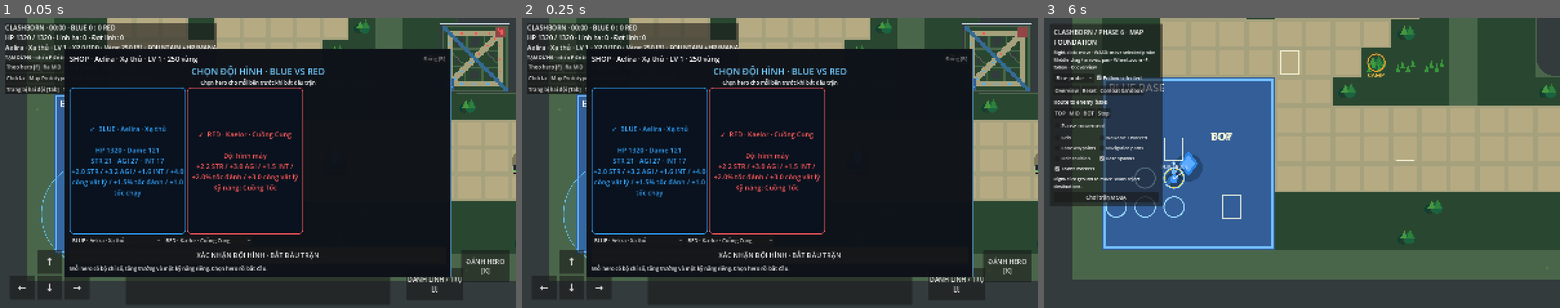
Above: before the commit, frames 1-3 (left to right).
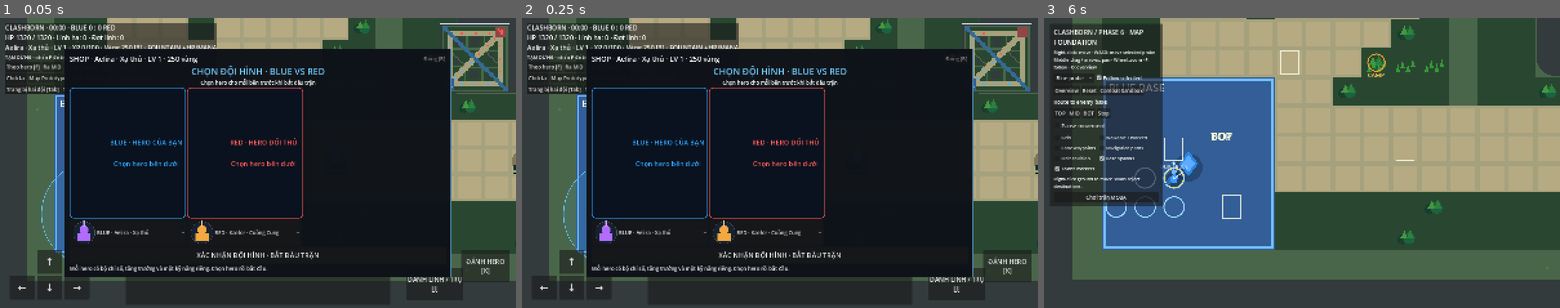
Above: after the commit, the same moments.

Repository: langhoangtien/clash-born
Game: Godot game, scene res://scenes/match/moba_match.tscn
The game is run twice, just before and just after one commit, with the same random seed, the same clock (stepped at 60 frames per second) and the same inputs.
Inputs:
- Up to frame 1 (0.05 s): no input
- Up to frame 2 (0.25 s): no input
- Up to frame 3 (6 s): click "Shop / Hero [B]" at 0.5 s; click "Trang bị hai đội [Tab]" at 1.25 s; click "Theo hero [F]" at 2 s; click "Ra MID" at 2.75 s; click "Dừng [Space]" at 3.5 s; click "Tạm dừng [P]" at 4.25 s; click "Chơi lại" at 5 s; click "Map Prototype" at 5.75 s

The runs differ from the first frame. In frame 1, 3.2% of the frame differs, in the area x 13-59%, y 36-78%; in frame 2, 3.2%; in frame 3, nothing differs.

Commit message:
add hero skill icons and accuracy staffs

Diff:
--- a/scripts/core/hit_calculator.gd
+++ b/scripts/core/hit_calculator.gd
@@ -9,7 +9,9 @@
 	return clampf(combined, 0, balance.evasion_cap)
 
 static func effective_evasion(evasion: float, accuracy: float, balance: BalanceSettings) -> float:
-	return clampf(evasion - accuracy, 0, balance.evasion_cap)
+	# Accuracy guarantees that portion of attacks. Only the remaining attacks
+	# roll against evasion: 60% accuracy versus 50% evasion => 20% miss/80% hit.
+	return clampf(clampf(evasion, 0, 1) * (1.0 - clampf(accuracy, 0, 1)), 0, balance.evasion_cap)
 
 static func resolve(source: Dictionary, target: Dictionary, rng: RandomNumberGenerator, balance: BalanceSettings) -> Dictionary:
 	var missed: bool = source.attacks_can_miss and rng.randf() < effective_evasion(target.evasion, source.accuracy, balance)
--- /dev/null
+++ b/scripts/match/match_icon_catalog.gd
@@ -0,0 +1,33 @@
+class_name MatchIconCatalog
+extends RefCounted
+## Lightweight generated UI icons; no imported portrait atlas is required.
+static var _heroes: Dictionary = {}
+static var _skills: Dictionary = {}
+
+static func _texture(key: String, hero: bool) -> Texture2D:
+	var cache := _heroes if hero else _skills
+	if cache.has(key): return cache[key]
+	var image := Image.create(72, 72, false, Image.FORMAT_RGBA8)
+	var palette := [Color("36b7ff"), Color("f45b75"), Color("b16cff"), Color("f3a840"), Color("4bd48b"), Color("e9d65e")]
+	var color: Color = palette[absi(key.hash()) % palette.size()]
+	var center := Vector2(36, 36)
+	for y in range(72):
+		for x in range(72):
+			var point := Vector2(x, y)
+			var distance := point.distance_to(center)
+			var pixel := Color("152131") if distance < 34 else Color.TRANSPARENT
+			if hero:
+				if point.distance_to(Vector2(36, 27)) < 14 or (absf(x - 36) < 21 and y >= 38 and y <= 62): pixel = color
+				if absf(x - 36) < 3 and y < 18: pixel = color.lightened(0.35)
+			else:
+				if distance < 23 or absf(x - 36) < 4 or absf(y - 36) < 4: pixel = color
+			image.set_pixel(x, y, pixel)
+	var texture := ImageTexture.create_from_image(image)
+	cache[key] = texture
+	return texture
+
+static func hero_icon(passive_id: String) -> Texture2D:
+	return _texture(passive_id, true)
+
+static func skill_icon(passive_id: String) -> Texture2D:
+	return _texture(passive_id, false)
--- a/scripts/match/match_item_catalog.gd
+++ b/scripts/match/match_item_catalog.gd
@@ -22,7 +22,9 @@
 						if point.distance_to(Geometry2D.get_closest_point_to_segment(point, Vector2(14 + offset, 51), Vector2(25 + offset, 13))) < 3.0: painted = true
 				"blood":
 					painted = point.distance_to(Vector2(32, 40)) < 15.0 or (y >= 10 and y <= 40 and absf(x - 32) < (y - 8) * 0.42)
-			if painted: image.set_pixel(x, y, {"bow": Color("75d8ff"), "sickle": Color("f06b9d"), "hammer": Color("d7b078"), "claw": Color("ff755f"), "blood": Color("e83e64")}.get(kind, Color.WHITE))
+				"staff":
+					painted = point.distance_to(Geometry2D.get_closest_point_to_segment(point, Vector2(20, 55), Vector2(43, 12))) < 3.5 or point.distance_to(Vector2(45, 12)) < 11.0
+			if painted: image.set_pixel(x, y, {"bow": Color("75d8ff"), "sickle": Color("f06b9d"), "hammer": Color("d7b078"), "claw": Color("ff755f"), "blood": Color("e83e64"), "staff": Color("f5d76e")}.get(kind, Color.WHITE))
 	return ImageTexture.create_from_image(image)
 
 static func _item(id: String, name: String, price: int, modifiers: Dictionary, icon_name: String, components: PackedStringArray = [], recipe_cost: int = 0) -> EquipmentData:
@@ -51,6 +53,8 @@
 		_item("agility_blade", "Đao Nhanh Nhẹn", 850, {"agility": 20.0}, "evasion_blade"),
 		_item("wizard_staff", "Trượng Trí Tuệ", 850, {"intelligence": 20.0}, "arcane_staff"),
 		_item("precision_blade", "Kiếm Chính Xác", 950, {"physical_damage": 25.0, "accuracy": 0.20}, "precision_blade"),
+		_item("accuracy_staff_1", "Trượng Chính Xác I", 1800, {"physical_damage": 25.0, "accuracy": 0.40}, "generated:staff", ["precision_blade"], 850),
+		_item("accuracy_staff_2", "Trượng Chính Xác II", 3700, {"physical_damage": 40.0, "accuracy": 0.60}, "generated:staff", ["accuracy_staff_1", "heavy_sword"], 1200),
 		_item("range_lens", "Ống Ngắm", 900, {"attack_range": 140.0}, "range_lens"),
 		_item("cast_focus", "Tinh Thạch Phép", 900, {"magic_damage": 35.0, "cast_range": 160.0}, "cast_focus"),
 		_item("critical_blade", "Kiếm Crit I", 1600, {"physical_damage": 25.0, "critical_chance": 0.20, "critical_multiplier_override": 1.2}, "critical_blade", ["heavy_sword"], 900),
--- a/scripts/match/match_shop.gd
+++ b/scripts/match/match_shop.gd
@@ -1,4 +1,5 @@
 extends PanelContainer
+const MatchIconCatalogScript = preload("res://scripts/match/match_icon_catalog.gd")
 signal buy_requested(item: EquipmentData)
 signal sell_requested(slot: int)
 signal hero_requested(index: int)
@@ -75,12 +76,12 @@
 	draft_panel.add_child(draft_selects)
 	var blue_select := OptionButton.new()
 	blue_select.name = "BlueHeroSelect"
-	for profile in progression.settings.hero_profiles: blue_select.add_item("BLUE · " + profile.display_name)
+	for profile in progression.settings.hero_profiles: blue_select.add_icon_item(MatchIconCatalogScript.hero_icon(profile.passive_id), "BLUE · " + profile.display_name)
 	blue_select.select(clampi(HeroProgression.selected_profile, 0, blue_select.item_count - 1))
 	blue_select.item_selected.connect(func(index: int): hero_select.select(index); _sync_hero_skill(); refresh())
 	draft_selects.add_child(blue_select)
 	draft_enemy_select = OptionButton.new()
-	for profile in progression.settings.hero_profiles: draft_enemy_select.add_item("RED · " + profile.display_name)
+	for profile in progression.settings.hero_profiles: draft_enemy_select.add_icon_item(MatchIconCatalogScript.hero_icon(profile.passive_id), "RED · " + profile.display_name)
 	draft_enemy_select.select(clampi(HeroProgression.selected_enemy_profile, 0, draft_enemy_select.item_count - 1))
 	draft_enemy_select.item_selected.connect(func(_index: int): refresh())
 	draft_selects.add_child(draft_enemy_select)
@@ -131,7 +132,7 @@
 		slot_buttons.append(button)
 	hero_select = OptionButton.new()
 	hero_select.focus_mode = Control.FOCUS_NONE
-	for profile in progression.settings.hero_profiles: hero_select.add_item(profile.display_name)
+	for profile in progression.settings.hero_profiles: hero_select.add_icon_item(MatchIconCatalogScript.hero_icon(profile.passive_id), profile.display_name)
 	hero_select.select(clampi(HeroProgression.selected_profile, 0, hero_select.item_count - 1))
 	hero_select.item_selected.connect(func(_index: int): _sync_hero_skill(); refresh())
 	right.add_child(hero_select)
@@ -173,18 +174,33 @@
 	style.set_border_width_all(2)
 	style.set_corner_radius_all(12)
 	card.add_theme_stylebox_override("panel", style)
+	var row := HBoxContainer.new()
+	card.add_child(row)
+	var portrait := TextureRect.new()
+	portrait.name = "Portrait"
+	portrait.custom_minimum_size = Vector2(112, 112)
+	portrait.expand_mode = TextureRect.EXPAND_IGNORE_SIZE
+	portrait.stretch_mode = TextureRect.STRETCH_KEEP_ASPECT_CENTERED
+	row.add_child(portrait)
 	var label := Label.new()
+	label.name = "Info"
+	label.size_flags_horizontal = Control.SIZE_EXPAND_FILL
 	label.horizontal_alignment = HORIZONTAL_ALIGNMENT_CENTER
 	label.vertical_alignment = VERTICAL_ALIGNMENT_CENTER
 	label.autowrap_mode = TextServer.AUTOWRAP_WORD_SMART
 	label.add_theme_font_size_override("font_size", 21)
 	label.add_theme_color_override("font_color", color)
 	label.text = title + "\n\nChọn hero bên dưới"
-	card.add_child(label)
+	row.add_child(label)
 	return card
 
 func _set_card_text(card: PanelContainer, value: String) -> void:
-	if card != null and card.get_child_count() > 0: card.get_child(0).text = value
+	var label := card.get_node_or_null("HBoxContainer/Info") as Label
+	if label != null: label.text = value
+
+func _set_card_icon(card: PanelContainer, passive_id: String) -> void:
+	var portrait := card.get_node_or_null("HBoxContainer/Portrait") as TextureRect
+	if portrait != null: portrait.texture = MatchIconCatalogScript.hero_icon(passive_id)
 
 func _role_icon(profile: HeroGrowth) -> String:
 	if not profile.ranged_attacks: return "⚔"
@@ -197,7 +213,7 @@
 	var index := clampi(hero_select.selected, 0, progression.settings.hero_profiles.size() - 1)
 	var profile: HeroGrowth = progression.settings.hero_profiles[index]
 	var passive := HeroPassiveCatalog.definition(profile.passive_id)
-	passive_select.add_item("Kỹ năng riêng: " + passive.name)
+	passive_select.add_icon_item(MatchIconCatalogScript.skill_icon(profile.passive_id), "Kỹ năng riêng: " + passive.name)
 	passive_select.set_item_tooltip(0, passive.description)
 	var preview_state := UnitRuntimeState.new("hero_preview", 0, Vector2.ZERO, progression.base, progression.balance)
 	preview_progression = HeroProgression.new(preview_state, progression.base, profile, progression.settings, progression.balance)
@@ -211,9 +227,11 @@
 	var reduction := (1.0 - DamageCalculator.armor_multiplier(shown.unit.physical_armor(), shown.balance.armor_coefficient)) * 100.0
 	var passive := HeroPassiveCatalog.definition(shown.passive_id)
 	if draft_player_card != null:
+		_set_card_icon(draft_player_card, shown.profile.passive_id)
 		_set_card_text(draft_player_card, "%s  BLUE · %s\n\nHP %.0f · Dame %.0f\nSTR %.0f · AGI %.0f · INT %.0f\n%s" % [_role_icon(shown.profile), shown.profile.display_name, stats.max_hp, stats.physical_damage, stats.strength, stats.agility, stats.intelligence, shown.profile.growth_summary()])
 	if draft_enemy_card != null and draft_enemy_select != null and not progression.settings.hero_profiles.is_empty():
 		var enemy_profile: HeroGrowth = progression.settings.hero_profiles[clampi(draft_enemy_select.selected, 0, progression.settings.hero_profiles.size() - 1)]
+		_set_card_icon(draft_enemy_card, enemy_profile.passive_id)
 		_set_card_text(draft_enemy_card, "%s  RED · %s\n\nĐội hình máy\n%s\nKỹ năng: %s" % [_role_icon(enemy_profile), enemy_profile.display_name, enemy_profile.growth_summary(), HeroPassiveCatalog.definition(enemy_profile.passive_id).name])
 	stats_label.text = "KỸ NĂNG: %s · LV %d/5 · điểm %d\n%s\nTĂNG MỖI LV: %s\nSTR %.0f · AGI %.0f · INT %.0f\nHP %.0f · Ma …(910 unchanged characters)…
 	passive_upgrade.text = "Nâng kỹ năng (%d điểm còn lại)" % progression.skill_points
--- a/tests/test_phase3.gd
+++ b/tests/test_phase3.gd
@@ -62,7 +62,7 @@
 	balance.multiplicative_evasion = false
 	_near(HitCalculator.combine_evasion([0.3, 0.3], balance), 0.6, "Configurable additive evasion")
 	balance.multiplicative_evasion = true
-	_near(HitCalculator.effective_evasion(0.3, 0.2, balance), 0.1, "Accuracy subtracts percentage points")
+	_near(HitCalculator.effective_evasion(0.5, 0.6, balance), 0.2, "60 percent accuracy leaves 40 percent of 50 percent evasion")
 	_near(HitCalculator.effective_evasion(0.75, 1.0, balance), 0, "100 point accuracy removes ordinary evasion")
 	_near(DamageCalculator.effective_armor(30, 20, 0.5), 5, "Flat reduction before penetration")
 	_near(DamageCalculator.effective_armor(10, 20, 0.5), -5, "Negative armor follows same penetration order")
@@ -84,7 +84,7 @@
 			_check(false, "A miss cannot critically strike")
 	_check(absf(misses / 10000.0 - 0.3) < 0.02, "Observed miss rate approaches 30 percent")
 	_check(absf(criticals / float(10000 - misses) - 0.25) < 0.02, "Critical probability measured only among hits")
-	attacker.accuracy = 0.3
+	attacker.accuracy = 1.0
 	misses = 0
 	for hit_index in range(1000):
 		if HitCalculator.resolve(attacker, defender, rng, balance).missed: misses += 1
